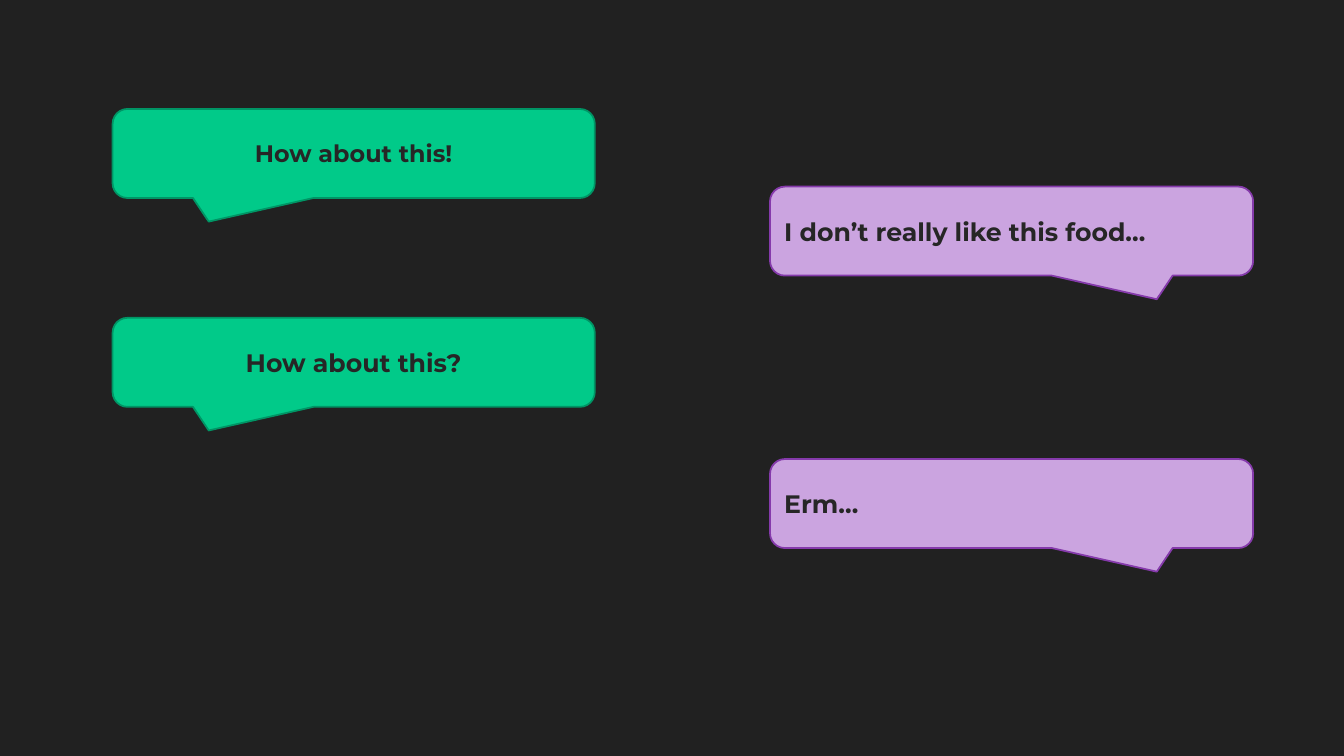
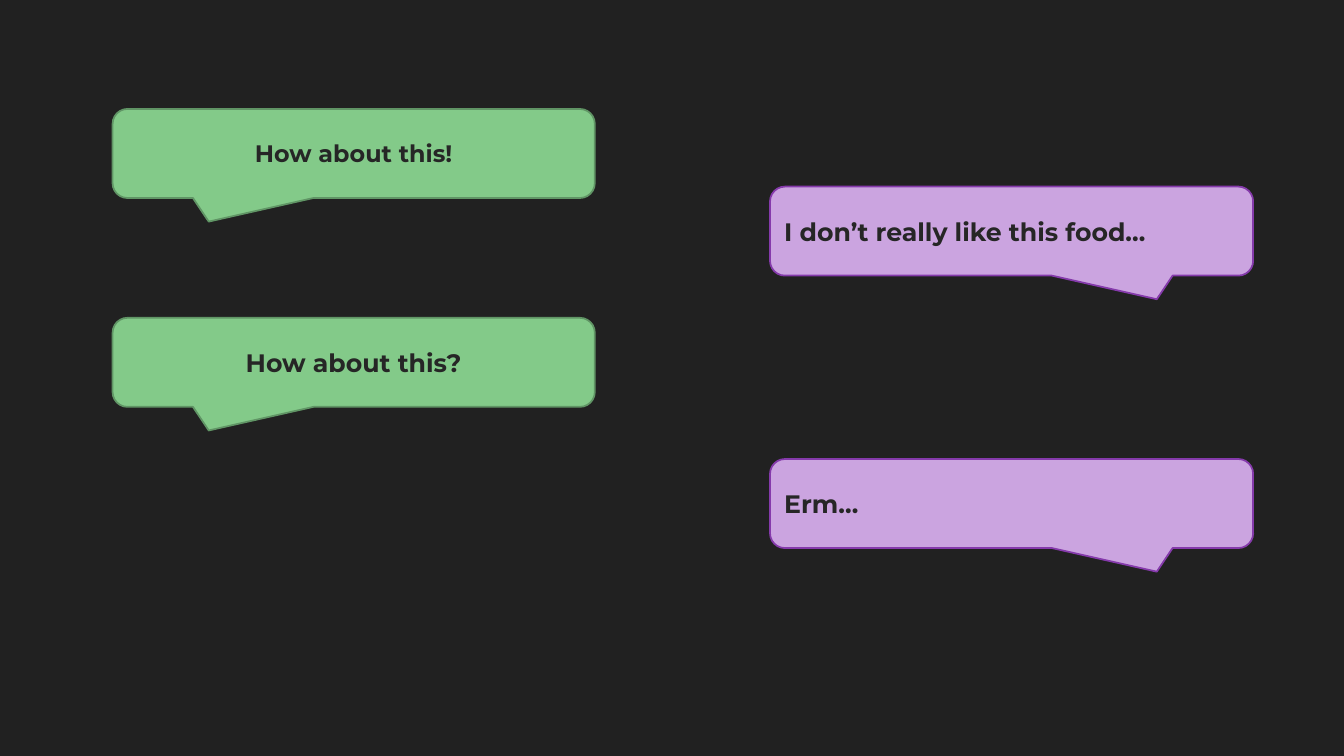
Before and after one commit to nathanshiaulam/cos333, a slide deck: slide 5 of Noms.pptx. Drawn at 1344x756 pixels with LibreOffice and Linux fonts; fonts in the diff are those of the drawing. Boxes give left, top, right and bottom in pixels: in the first picture for what was removed or moved away, otherwise in the second. Text is boxed around its words. In the diff, an @@ line names an element or a change of style, - is before the commit and + after.

```diff
--- a/Noms.pptx
+++ b/Noms.pptx
@@ rounded speech box "How about this!" at (113, 109, 595, 198): fill #01CA89 to #83CA89; outline #019565 1.25 pt to #619565 1.25 pt @@
@@ rounded speech box "How about this?" at (113, 318, 595, 406): fill #01CA89 to #83CA89; outline #019565 1.25 pt to #619565 1.25 pt @@
```
Also in this commit, not shown: 5 other slides changed.
